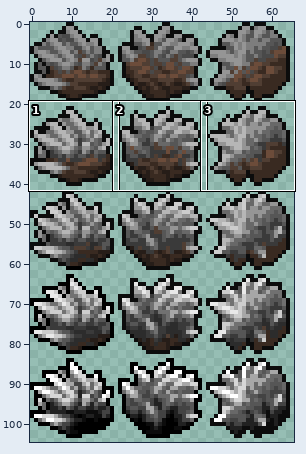
Sprite sheet, stored at Content/Items/Jewels/Rares/Moonstone/MajorMoonstone.png. Above: a wide view before the commit, with the close-up outlined.
Close-up. Before the edit:
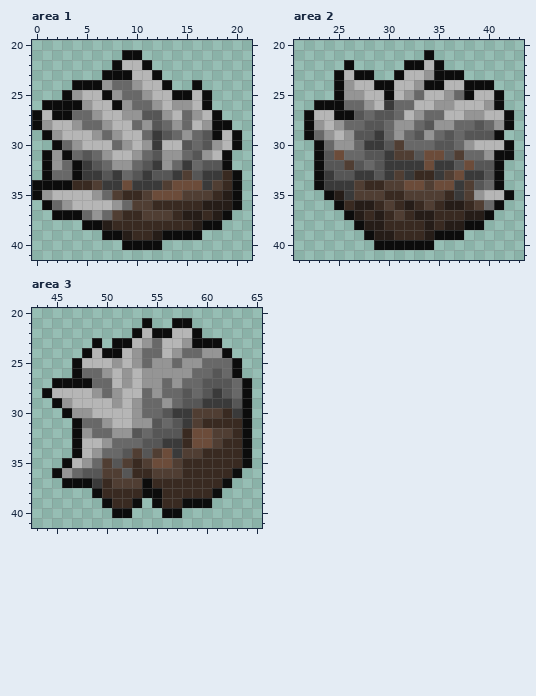
The file is 132x210 pixels, drawn in blocks of 2x2; one block is one cell here. Colours within 5 levels of each other are drawn and written as one. Shown: area 1: x 0..21, y 20..41; area 2: x 21..43, y 20..41; area 3: x 43..65, y 20..41. The commit also changed other parts of the picture, which this record leaves out.
The result:
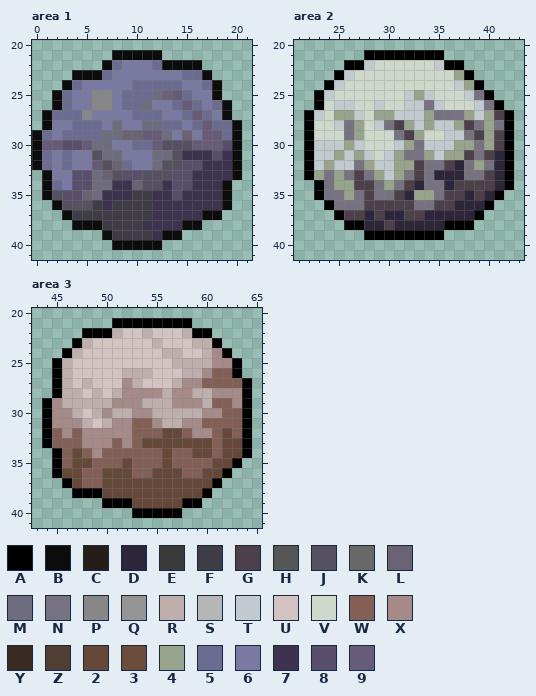
Palette (. is transparent): A #000000  B #0c0c0c  C #261d18  D #2d253a  E #3a3a3a  F #3f3c46  G #4d404b  H #565656  J #565160  K #686868  L #696373  M #6d6d7f  N #767282  P #878787  Q #959595  R #beafad  S #b6b6b6  T #c0cacf  U #d3c4c2  V #ced8cb  W #845f55  X #a58a87  Y #392a21  Z #503e33  2 #664839  3 #6c4c3a  4 #97a38a  5 #6c6c92  6 #7979a4  7 #3d324f  8 #5a4e6d  9 #675b7a
Difference:
--- area 1
@@ x 0..21 @@
 20 ......................
-21 .........BB...........
-22 ........BSSB..........
-23 .......BBBSSB.........
-24 ....BBBQKKQSSB..B.....
-25 ...BQSSBQKKQSSBBSB....
-26 .BBBBQSSBQKKQSQQSB....
-27 BSBBKKQSSQQHHQSKQSB...
-28 BQSSQKKQSSKQHKQKSQBB..
-29 .BQSSSQKQSSKEHKQKHBSB.
-30 ..BKQSSSKQSQESSHKHQSB.
-31 .BQBKHKQSSQKHQQKHQSB..
-32 .BQKBEHKQQKHEQKEKHHB..
-33 .BKKBEEHEKHEHHEZHEEYB.
-34 BBBBYYZEE3EEEZ333EZYB.
-35 BQSSSSQKZYYZ333ZZZYCB.
-36 .BKQSSSSQKZZYYYYYCCCB.
-37 ..BBBKQKZYYZZZYCCYCB..
-38 .....BBCYYYYYYYYCBB...
-39 .......BBCYYCBBBB.....
-40 .........BBBB.........
+21 ........BBBBB.........
+22 .......B56665BBBB.....
+23 ....BBB5666666655B....
+24 ...B56666655555665B...
+25 ..B566PP6555ML9566B...
+26 ..B566PP655M6659565B..
+27 .B555P6666555665956B..
+28 .B665556M66MM5565955B.
+29 B565555MMLL99M6L6995B.
+30 B99889MM66559JJJ9998B.
+31 B56566JMM666MMJ77787B.
+32 B565669JL566MJJ88777B.
+33 .B6688MLJ88JJJ887777B.
+34 .B5688MM77LJJ788777B..
+35 .BJ88LM777FF7787777B..
+36 ..BJJJF7FFFF7777777B..
+37 ...BFFFFFFFF77777BB...
+38 ....BBBFFFF7777BB.....
+39 .......BFFFF7BB.......
+40 ........BBBBB.........
 41 ......................
--- area 2
@@ x 21..43 @@
 20 .......................
-21 .............B.........
-22 .....B.....BBSB........
-23 ....BSBB..BSSQBBB......
-24 ....BQSSBBSSQBBSSBBB...
-25 ....BQQSSBSQKSSQKBSSB..
-26 ..BBBKKQSEKKSSQQSSSQB..
-27 .BSSBBHKHHKSQKKSSQQSSB.
-28 .BQSQKKHHKQQKHQQKKHKQB.
-29 .BKQSQHHEKQKHQKHKHHHB..
-30 ..BKQQKEEHZKKKHHKQSSSB.
-31 ..BH3KKHHEZZH33HZKKQBB.
-32 ..BHHZHKHEEEE3EEH3HHB..
-33 ..BEHHEEHEZEYYEZ3EEHB..
-34 ..BEEEZYYZZ33Z33EZHKB..
-35 ...BCEZZZYYZZZZYEZQSSB.
-36 ....BYCCYZYCYZYCCYZKB..
-37 .....BCYCYZYCCYYYCCB...
-38 ......BCCYYYYCYCCBB....
-39 .......BCCYYYCBBB......
-40 ........BBBBBB.........
+21 .......AAAAAAAA........
+22 .....AATVVVVVVTAA......
+23 ....ATVVVVVVVVVV4A.....
+24 ...ATVVVVVVVVVVVT4A....
+25 ..ATVVVVVVVT4TVVVTNA...
+26 ..AVTTVVTVVTTNTVVVTNA..
+27 .ATV44TV44TTT4NNN4T4GA.
+28 .AVVTN4VTNG4T4TT4GN4NA.
+29 .AVVVN4VVVNG4VVTTNG4GA.
+30 .ATTT4TVVVT4NTTT44N4GA.
+31 .ATT4T4TVT4NN4T44GNGDA.
+32 .AT4TTN4TT44GNNGDN4NDA.
+33 .A4N4NGN4T4NGNDDDNNGDA.
+34 ..AN44GGN4NGDNNDGGGGDA.
+35 ..ANN4NGNNGD44NGGDGDA..
+36 ...ANNNGGGGGNNGGDDDA...
+37 ....AGGDGDDGGDDDDDA....
+38 .....AADDGDDDDDAAA.....
+39 .......AAAAAAAA........
+40 .......................
 41 .......................
--- area 3
@@ x 43..65 @@
 20 .......................
-21 ...........B..BB.......
-22 ..........BSBBSSB......
-23 ......B.BBSQKSSQBBB....
-24 .....BSBBSQKKSQKKQQB...
-25 ....BSSSQSQKQQKQQKKKB..
-26 ....BKKQSQSQQQQQKKHKB..
-27 ..BBBBKKSQSQQKQKKHHHKB.
-28 .BSSSSQKQSSKQKKHKHEHKB.
-29 ..BQSSSSQSQKKQKHHEEEHB.
-30 ...BQQSSSSQKKHEEZZZYEB.
-31 ....BKKQSSQQHKHEZYYYYB.
-32 ....BQKKQQHKHHHY33ZZYB.
-33 ....BSSQKKKHHEEY33ZYYB.
-34 ....BSQKKHZHZ3EZZYYYYB.
-35 ...BSQKZHZYZ33ZYYYYYYB.
-36 ..BQKHHZZHYYZZZYYYYYB..
-37 ...BBBEYZZZBYYYYYYYB...
-38 ......BYYYYBBYYYYYB....
-39 .......BYYB.BYYBBB.....
-40 ........BB...BB........
+21 ........AAAAAAAA.......
+22 .....AAARUURUUURAA.....
+23 ....ARUUUUUURUUURRA....
+24 ...ARUUUUUUUURRUURXA...
+25 ..ARUUUUUUUUUURRRRXXA..
+26 ..ARUUUUURRRUUURRXWWA..
+27 ..ARURUUUXRUUURXXWWWWA.
+28 ..ARRURURXXXXRXXRRXXXA.
+29 .AXRRRRRXXXRRRXXXRWWXA.
+30 .AXXRURXRRXXRRRRRXXWWA.
+31 .AXXXRURXXWWXRRXXWWWWA.
+32 .AWXWXXXXXWWW22WXXW2WA.
+33 .AWWWXXXWXW2222222W22A.
+34 ..AW2WXWWWWWW2WW22W22A.
+35 ..AW22WWW2WWW2WWWW22A..
+36 ..A22WW222WW222WW22A...
+37 ...A2WW22222222222A....
+38 ....AAA2222222222A.....
+39 .......AAA22222AA......
+40 ..........AAAAA........
 41 .......................
Changed places in both close-ups, as pixel boxes (x1, y1, x2, y2):
changed: (32, 50, 242, 250)
changed: (304, 50, 514, 250)
changed: (42, 318, 252, 518)
